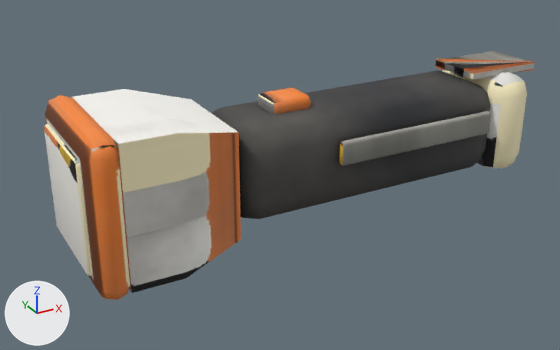
A saved change to the FBX model art/gear/flashlight/flashlight.fbx.
Before and after are seen from a 50 mm camera at (-0.00626, -0.01009, 0.00588) aimed at (-0.00068, 0.00006, 0.0008). Arrows for +X, +Y and +Z are at lower left; the lights stay in place. The first picture is the older version. Where no turn or scale is listed for an object, it has been applied to the vertices. Vertices at exactly the same position are counted once.

Script lines for the objects in view, before the commit:
```python
me_body = bpy.data.meshes.new('Body')
me_body.from_pydata(...)  # 324 vertices, 572 faces; spans x -0.00409..0.00416, y -0.0012..0.0012, z 0.0..0.0024
me_body.materials.append(mat_flashlight)  # picture img_flashlight_color_png
me_glow = bpy.data.meshes.new('Glow')
me_glow.from_pydata(...)  # 44 vertices, 84 faces; spans x -0.00416..-0.00404, y -0.00085..0.00085, z 0.00035..0.00205
me_glow.materials.append(mat_flashlight)  # picture img_flashlight_color_png
ob_body = bpy.data.objects.new('Body', me_body)
ob_body.location = (0.0, 0.0, 0.0)
ob_glow = bpy.data.objects.new('Glow', me_glow)
ob_glow.location = (0.0, 0.0, 0.0)
```
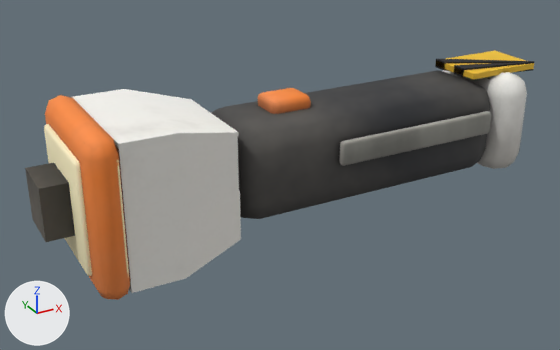
The newer file is also turned or shifted as a whole; pictures and numbers use the older file's frame.

Where the change shows, as pixel boxes (x1, y1, x2, y2) in the pictures (560 x 350 px):
'Lens', added
    after: (25, 163, 75, 242)
part 1 of me_body, surface changed
    both: (45, 51, 534, 298)
part 2 of me_glow, surface changed
    both: (44, 124, 92, 276)

Diff of the bpy script that builds the scene:
```diff
--- a/art/gear/flashlight/flashlight.fbx.py
+++ b/art/gear/flashlight/flashlight.fbx.py
@@ me_glow @@
 me_glow.from_pydata(...)  # 44 vertices, 84 faces; spans x -0.00416..-0.00404, y -0.00085..0.00085, z 0.00035..0.00205
 # used by ob_glow; location = (0.0, 0.0, 0.0)
+# me_glow part 2: texture (UV) coordinates of 84 of 84 faces, centred in x -0.00416..-0.00404, y -0.00084..0.00084, z 0.00036..0.00204, changed; they spanned u 0.38..0.92, v 0.01..0.85 and now span u 0.01..0.91, v 0.21..0.8
 me_glow.materials.append(mat_flashlight)
@@ me_body @@
 me_body.from_pydata(...)  # 324 vertices, 572 faces; spans x -0.00409..0.00416, y -0.0012..0.0012, z 0.0..0.0024
 # used by ob_body; location = (0.0, 0.0, 0.0)
+# me_body part 1: texture (UV) coordinates of 442 of 572 faces, centred in x -0.00409..0.00416, y -0.00118..0.00118, z 0.00002..0.00238, changed; they spanned u 0.0..0.97, v 0.0..0.99 and now span u 0.0..0.97, v 0.0..0.99
 me_body.materials.append(mat_flashlight)
@@ me_lens @@
+me_lens.from_pydata(...)  # a box spanning x -0.00436..-0.00356, y -0.0004..0.0004, z 0.0008..0.0016
+me_lens.materials.append(mat_flashlight)  # picture img_flashlight_color_png
@@ ob_lens @@
+ob_lens = bpy.data.objects.new('Lens', me_lens)
+ob_lens.location = (-0.0002, 0.0, 0.0)
```
